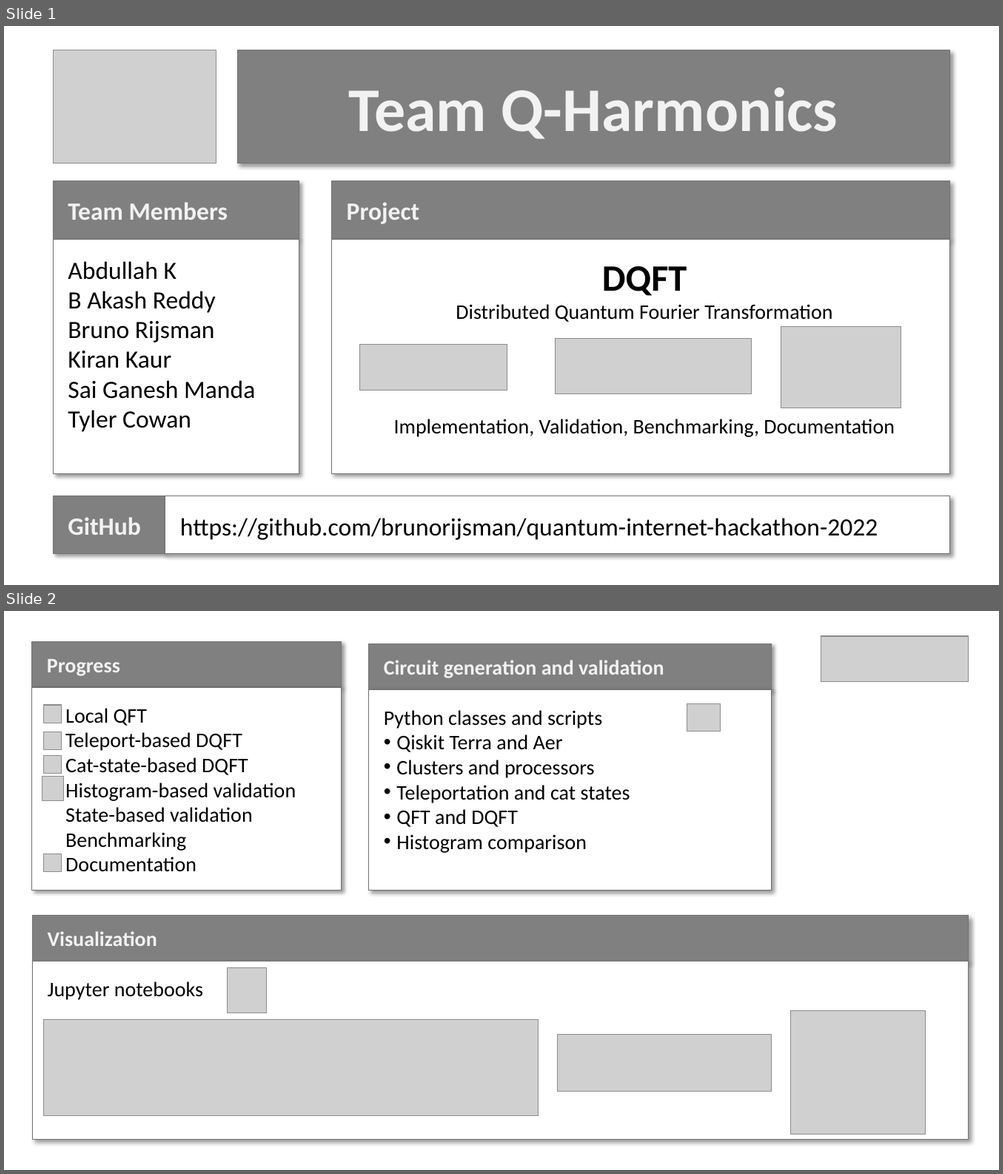
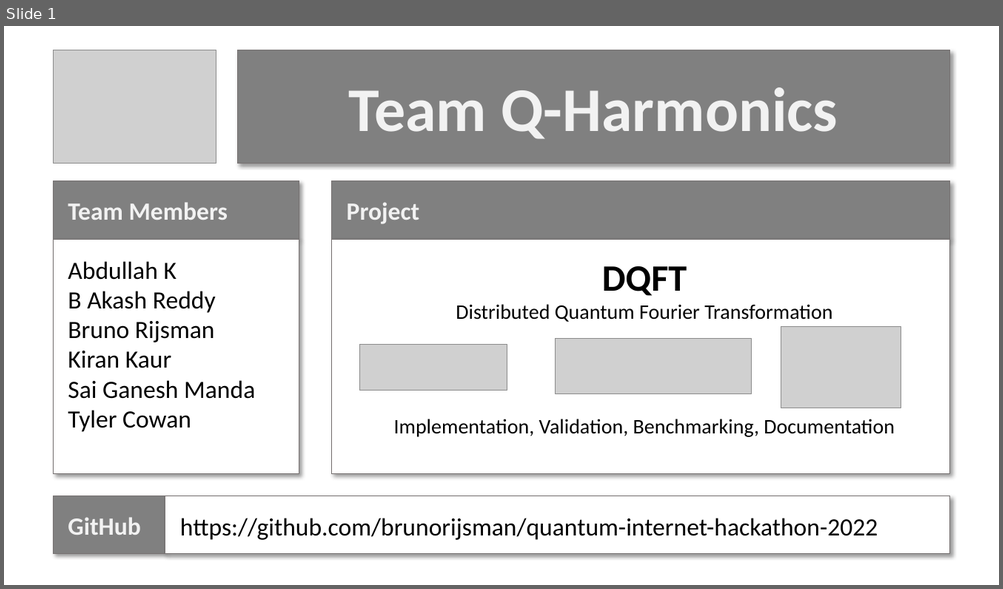
Before and after one commit to brunorijsman/quantum-internet-hackathon-2022, a slide deck: docs/end-of-hackathon-presentation.pptx. Shown one above the other, each under a label of ours: slides 1 and 2 before the commit, slide 1 after it. The pictures are 1003x1174 and 1003x589 pixels, drawn with LibreOffice and Linux fonts; fonts in the diff are those of the drawing; grey boxes stand for pictures. Boxes give left, top, right and bottom in pixels: in the first picture for what was removed or moved away, otherwise in the second. Text is boxed around its words. In the diff, an @@ line names an element or a change of style, - is before the commit and + after.

```diff
--- a/docs/end-of-hackathon-presentation.pptx
+++ b/docs/end-of-hackathon-presentation.pptx
@@ slide 2 removed at <box>4,611,999,1170</box>, background #FFFFFF @@
@@ rectangle removed at <box>369,644,771,689</box> @@
-Circuit generation and validation
@@ picture removed at <box>821,636,968,682</box> @@
@@ rectangle removed at <box>369,689,771,891</box> @@
-Python classes and scripts
-• Qiskit Terra and Aer
-• Clusters and processors
-• Teleportation and cat states
-• QFT and DQFT
-• Histogram comparison
@@ picture removed at <box>687,704,720,732</box> @@
@@ group removed at <box>31,641,341,891</box>: 5 pictures, 2 rectangles @@
-Progress
-Local QFT
-Teleport-based DQFT
-Cat-state-based DQFT
-Histogram-based validation
-State-based validation
-Benchmarking
-Documentation
@@ group removed at <box>32,916,968,1140</box>: 4 pictures, 2 rectangles @@
-Visualization
-Jupyter notebooks
```
Also in this commit, not shown: 2 slides added.
